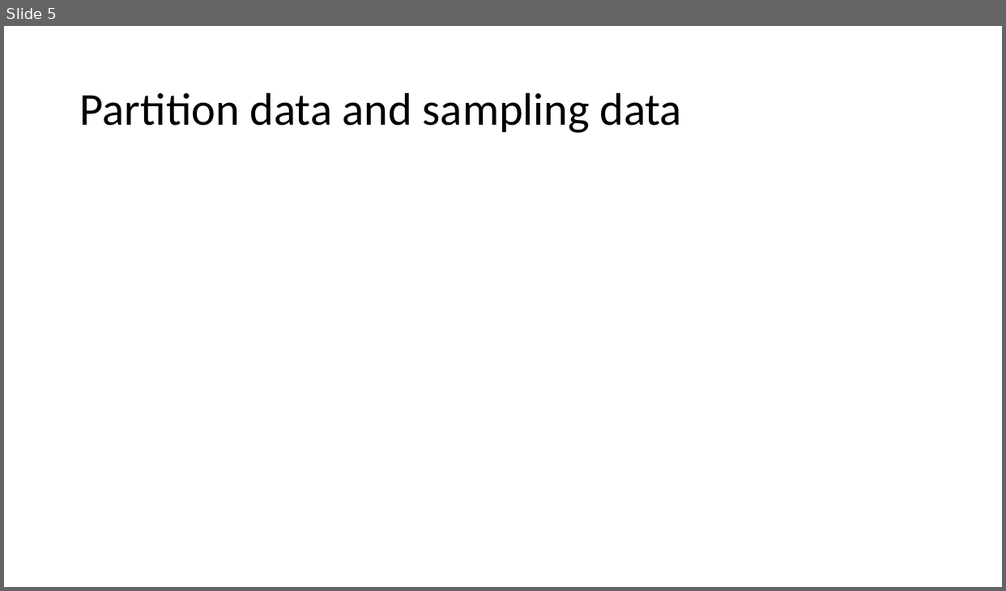
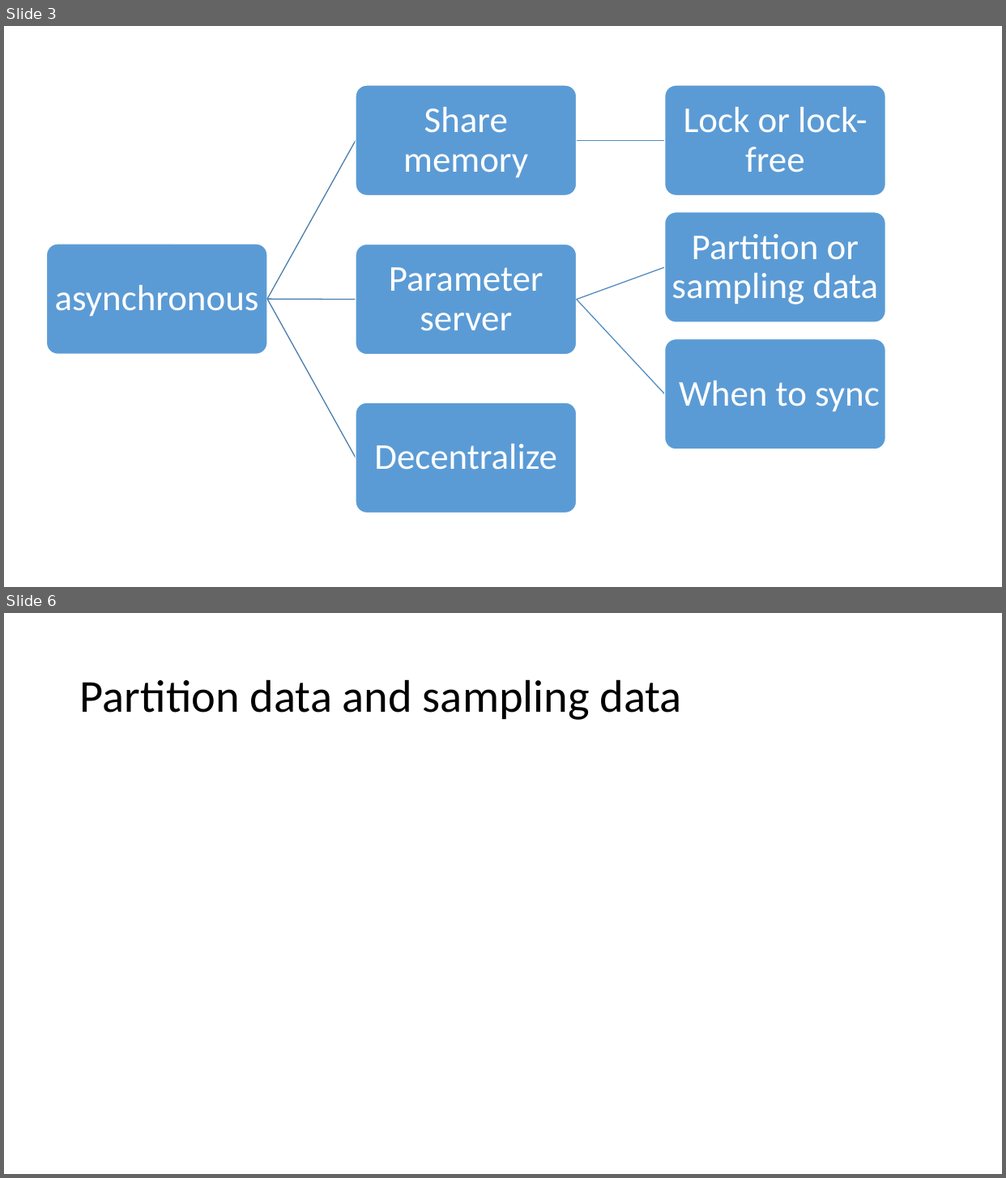
Before and after one commit to xfdywy/Optimization, a slide deck: distributed ML implementation.pptx. Shown one above the other, each under a label of ours: slide 5 before the commit, slides 3 and 6 after it; the slides between them are not shown. The pictures are 1006x591 and 1006x1178 pixels, drawn with LibreOffice and Linux fonts; fonts in the diff are those of the drawing. Boxes give left, top, right and bottom in pixels: in the first picture for what was removed or moved away, otherwise in the second. Text is boxed around its words. In the diff, an @@ line names an element or a change of style, - is before the commit and + after.

```diff
--- a/distributed ML implementation.pptx
+++ b/distributed ML implementation.pptx
@@ slide 3 added at bbox=[4, 26, 1002, 587], background #FFFFFF @@
@@ group added at bbox=[47, 85, 886, 514]: 7 rounded rectangles, 7 texts, 6 freeform shapes @@
+asynchronous
+Share memory
+Lock or lock-free
+Parameter server
+Partition or sampling data
+When to sync
+Decentralize
@@ what was slide 5 is now slide 6 @@
```
Also in this commit, not shown: 11 slides changed, 3 other slides added, 2 slides removed, 1 other file.
